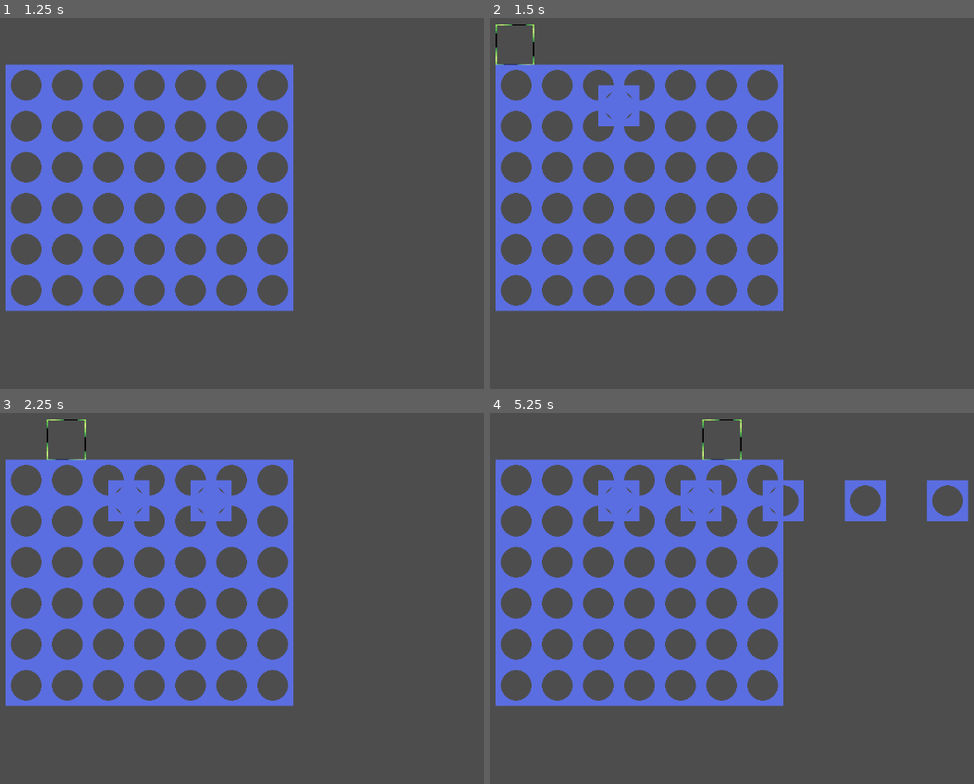
Above: before the commit, frames 1-4 (two rows, left to right).
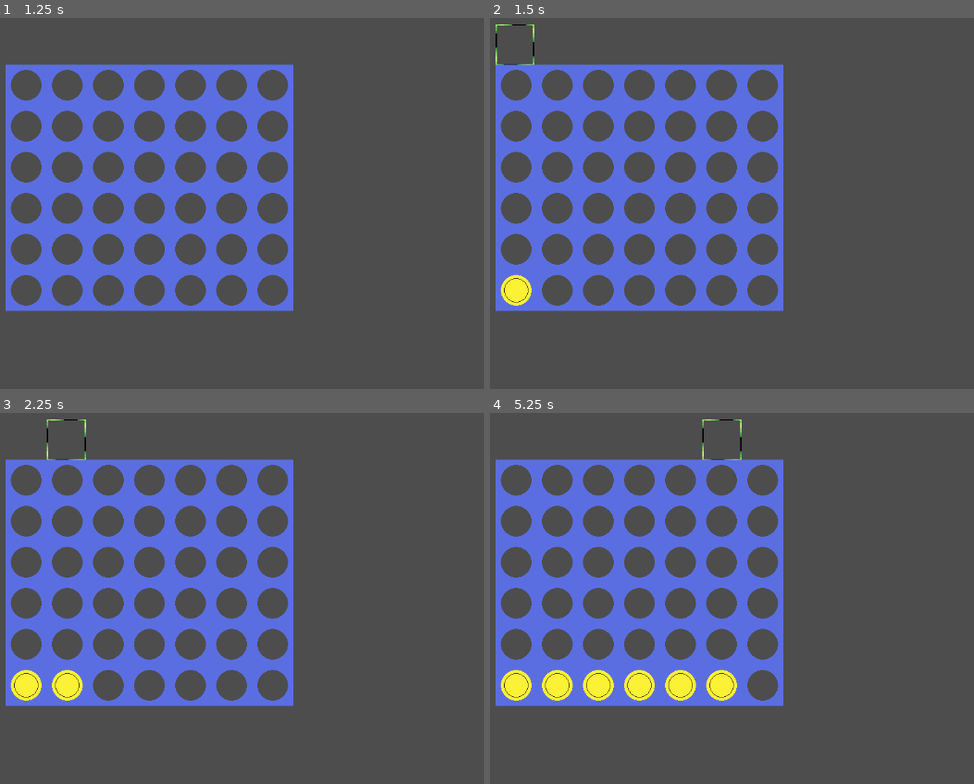
Above: after the commit, the same moments.

Repository: BenSidiAlessio/Connect4
Game: Godot game, scene res://Scenes/game_manager.tscn
The game is run twice, just before and just after one commit, with the same random seed, the same clock (stepped at 60 frames per second) and the same inputs.
Inputs (mouse positions are in pixels of both pictures, inside the frame that each line leads up to):
- Up to frame 1 (1.25 s): click "START LOCAL GAME" at 0.5 s
- Up to frame 2 (1.5 s): click (514, 43) at 1.25 s
- Up to frame 3 (2.25 s): click (67, 438) at 2 s
- Up to frame 4 (5.25 s): click (596, 438) at 2.75 s; click (640, 438) at 3.5 s; click (678, 438) at 4.25 s; click (722, 438) at 5 s

Frame 1 is identical in both runs. In frame 2, 0.8% of the frame differs, in the area x 2-31%, y 17-78%; in frame 3, 1.7%; in frame 4, 5.0%, in the area x 2-99%, y 17-78%.

Commit message:
Fixed coin positioning on button click

Diff:
--- a/Scenes/BoardGame/game_board_manager.gd
+++ b/Scenes/BoardGame/game_board_manager.gd
@@ -42,18 +42,18 @@
 # Generate an instance of coin at the coords passed by params
 # @coords: coordination of the position of the coin
 func set_coin(coords: Vector2i, cell : Node2D):
-	var instance = cell_scene.instantiate()
-	instance.position = coords
+	var instance = coin_scene.instantiate()
+	instance.position = cell.position
 	print(cell)
-	cell.add_child(instance)
+	board_container.add_child(instance)
 	return instance
 
 # Check on the vertical line passed as param of the board where to put the coin of the turn
 # @col_num : vertical position of the grid
 func add_coin_on_board(col_num : int):
 	var key : String = "({0},{1})"
-	for y in board_height:
-		var cell = board_data[key.format([str(col_num),str(y)])]
+	for y in range(board_height, 0, -1):
+		var cell = board_data[key.format([str(col_num),str(y-1)])]
 		#print(cell["Coin"] == null)
 		if cell["Coin"] == null and cell != null:
 			cell["Coin"] = set_coin(cell["Position"], cell["Cell"])
@@ -67,28 +67,28 @@
 #-------------------------------------- SIGNALS ------------------------------------------
 # Button column 1
 func _on_column_button_pressed() -> void:
-	add_coin_on_board(1)
+	add_coin_on_board(0)
 
 # Button column 2
 func _on_column_button_2_pressed() -> void:
-	add_coin_on_board(2)
+	add_coin_on_board(1)
 
 # Button column 3
 func _on_column_button_3_pressed() -> void:
-	add_coin_on_board(3)
+	add_coin_on_board(2)
 
 # Button column 4
 func _on_column_button_4_pressed() -> void:
-	add_coin_on_board(4)
+	add_coin_on_board(3)
 
 # Button column 5
 func _on_column_button_5_pressed() -> void:
-	add_coin_on_board(5)
+	add_coin_on_board(4)
 
 # Button column 6
 func _on_column_button_6_pressed() -> void:
-	add_coin_on_board(6)
+	add_coin_on_board(5)
 
 # Button column 7
 func _on_column_button_7_pressed() -> void:
-	add_coin_on_board(7)
+	add_coin_on_board(6)
